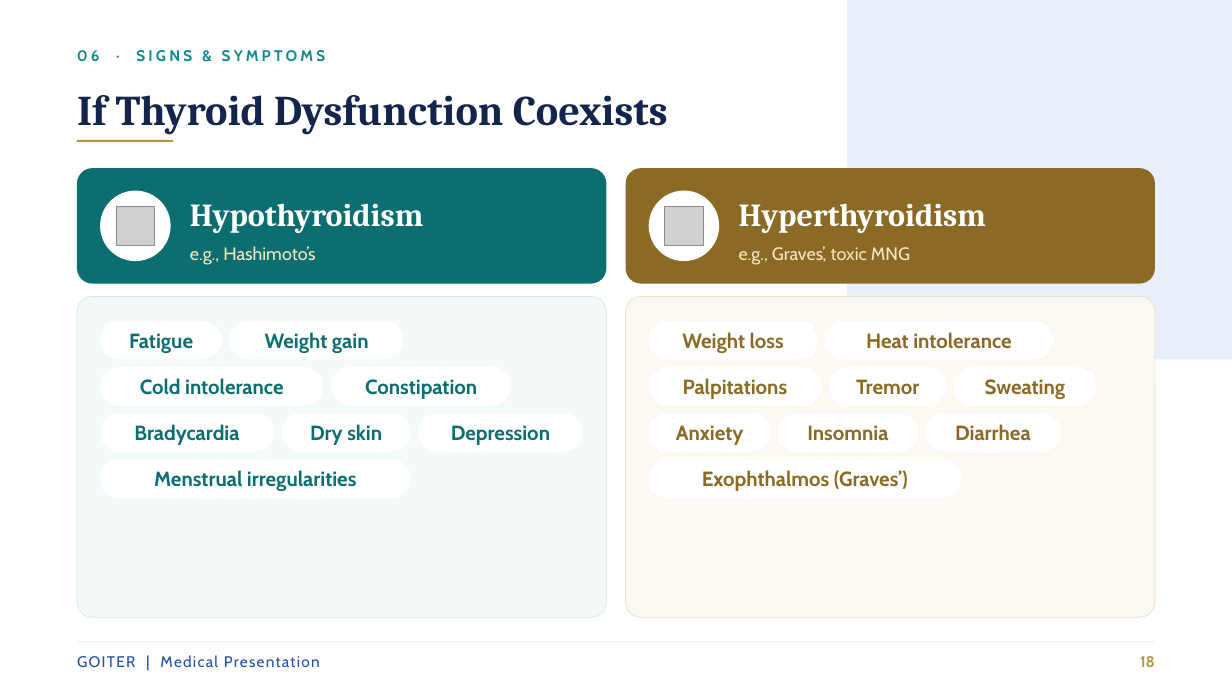
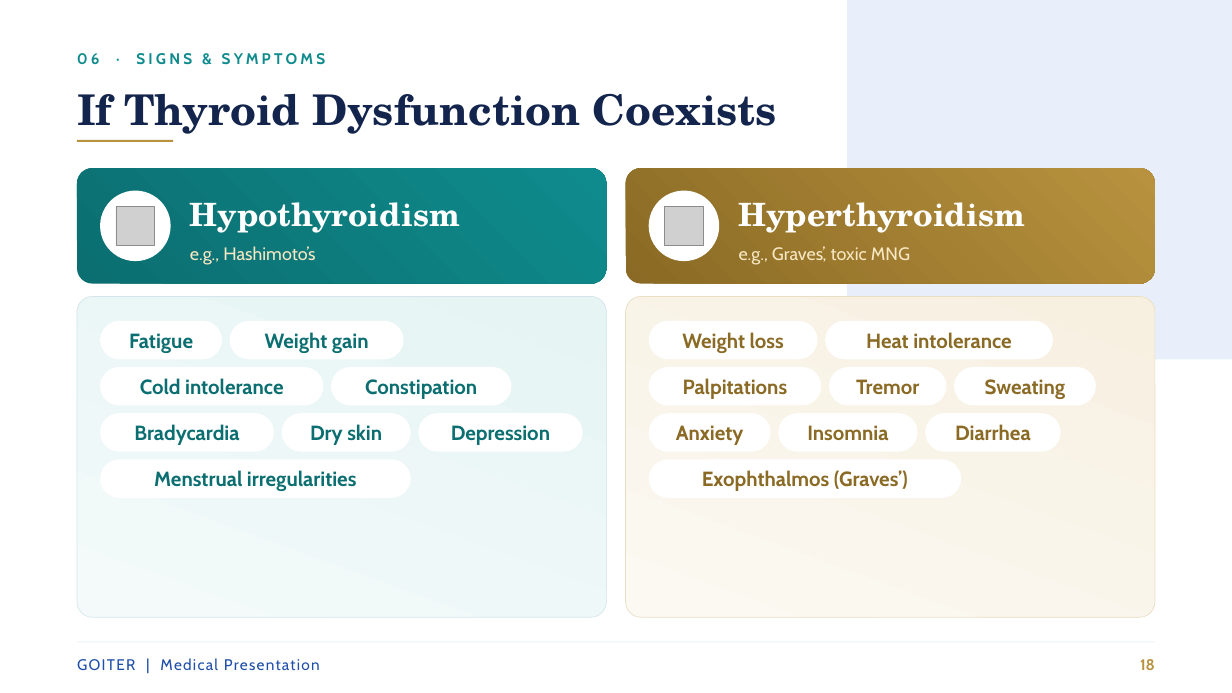
Before and after one commit to amrkarm548-ops/DSLIDES, a slide deck: slide 18 of Goiter_Presentation.pptx. Drawn at 1232x693 pixels with LibreOffice and Linux fonts; fonts in the diff are those of the drawing; grey boxes stand for pictures. Boxes give left, top, right and bottom in pixels: in the first picture for what was removed or moved away, otherwise in the second. Text is boxed around its words. In the diff, an @@ line names an element or a change of style, - is before the commit and + after.

Commit message:
Quality pass: Windows-native fonts (Georgia/Segoe UI), real gradient fills, run highlights, pill separators, light table borders

```diff
--- a/Goiter_Presentation.pptx
+++ b/Goiter_Presentation.pptx
@@ text "If Thyroid Dysfunction Coexists" at [77, 93, 777, 134]: font Cambria to TeX Gyre Schola @@
@@ rounded rectangle at [77, 168, 606, 284]: fill #0B6E70 to gradient #0B6E70 to #0F8B8D @@
@@ rounded rectangle at [626, 168, 1155, 284]: fill #8A6A24 to gradient #8A6A24 to #B8923E @@
@@ text at [190, 202, 460, 233]: font Cambria to TeX Gyre Schola in "Hypothyroidism" @@
@@ text at [739, 202, 1026, 233]: font Cambria to TeX Gyre Schola in "Hyperthyroidism" @@
@@ rounded rectangle at [626, 297, 1155, 617]: fill #FCF9F2 to gradient #FCF9F2 to #F7F0E1 @@
@@ line spacing 1 to 1.18 in 3 elements at [77, 53, 326, 65], [77, 658, 320, 670], [1140, 659, 1155, 670] @@
```
Also in this commit, not shown: 40 other slides changed.
